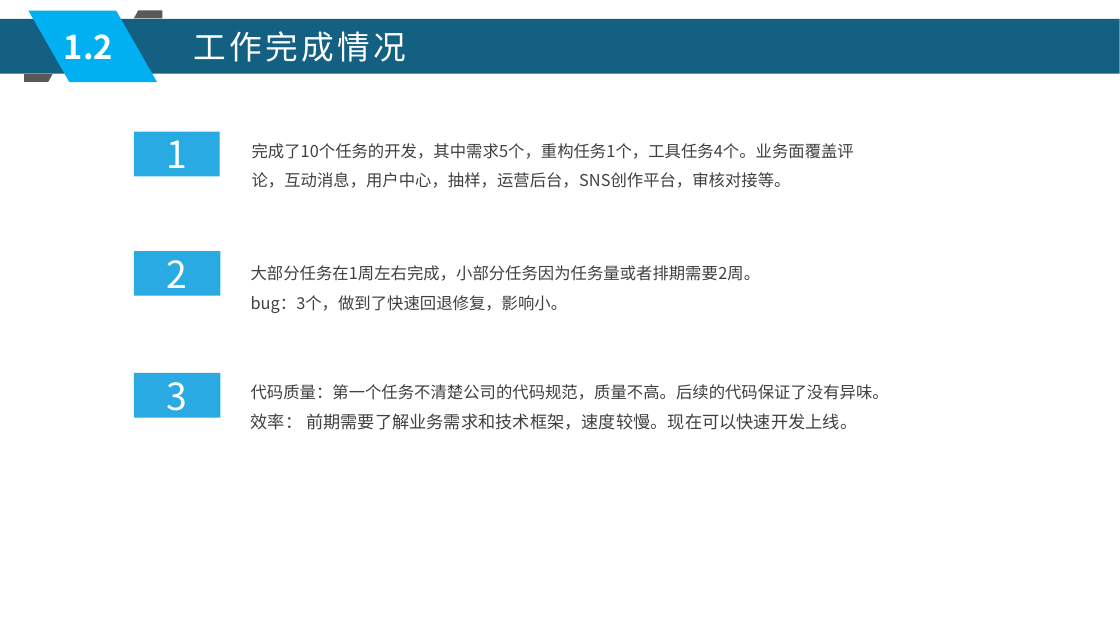
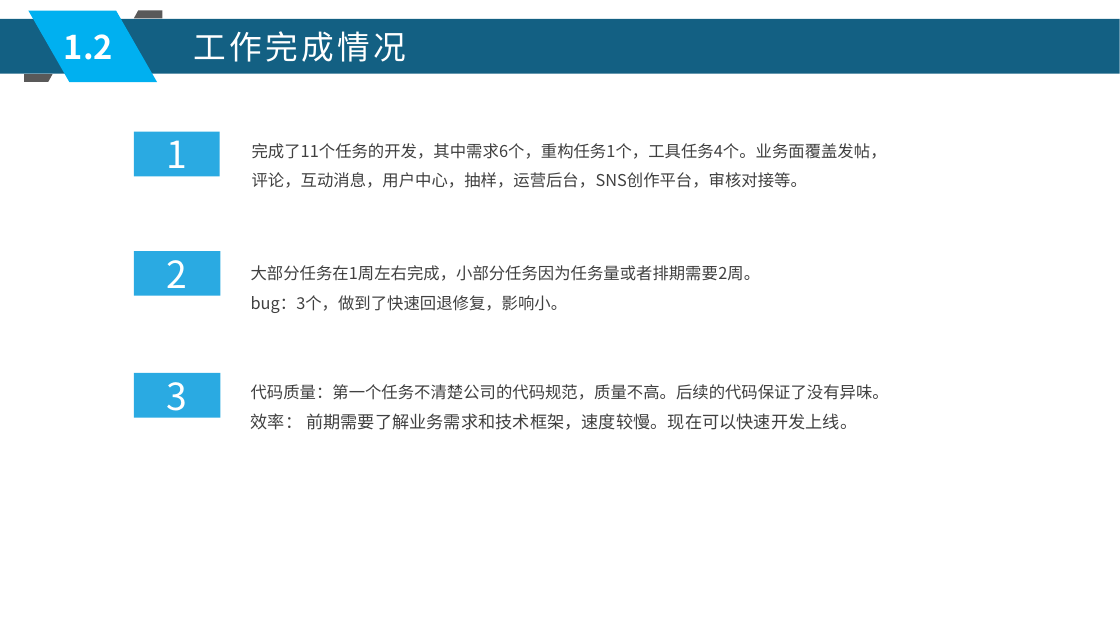
Before and after one commit to xljnc/husky-starter, a slide deck: slide 5 of doc/zzdb.pptx. Drawn at 1120x630 pixels with LibreOffice and Linux fonts; fonts in the diff are those of the drawing. Boxes give left, top, right and bottom in pixels: in the first picture for what was removed or moved away, otherwise in the second. Text is boxed around its words. In the diff, an @@ line names an element or a change of style, - is before the commit and + after.

```diff
--- a/doc/zzdb.pptx
+++ b/doc/zzdb.pptx
@@ text at (252,143,887,188): text changed @@
-完成了10个任务的开发，其中需求5个，重构任务1个，工具任务4个。业务面覆盖评论，互动消息，用户中心，抽样，运营后台，SNS创作平台，审核对接等。
+完成了11个任务的开发，其中需求6个，重构任务1个，工具任务4个。业务面覆盖发帖，评论，互动消息，用户中心，抽样，运营后台，SNS创作平台，审核对接等。
```
Also in this commit, not shown: 2 other slides changed, 3 slides added.
